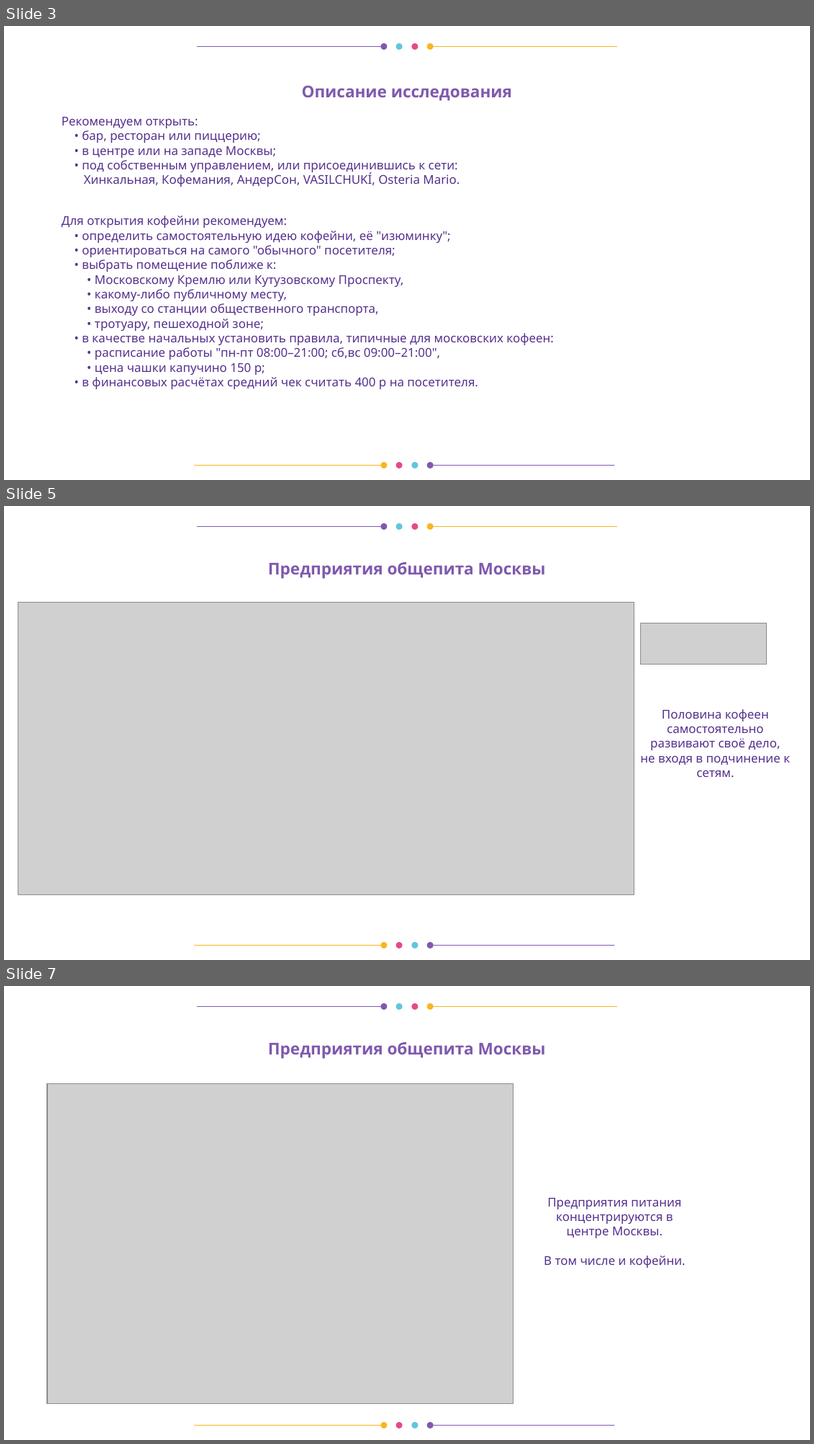
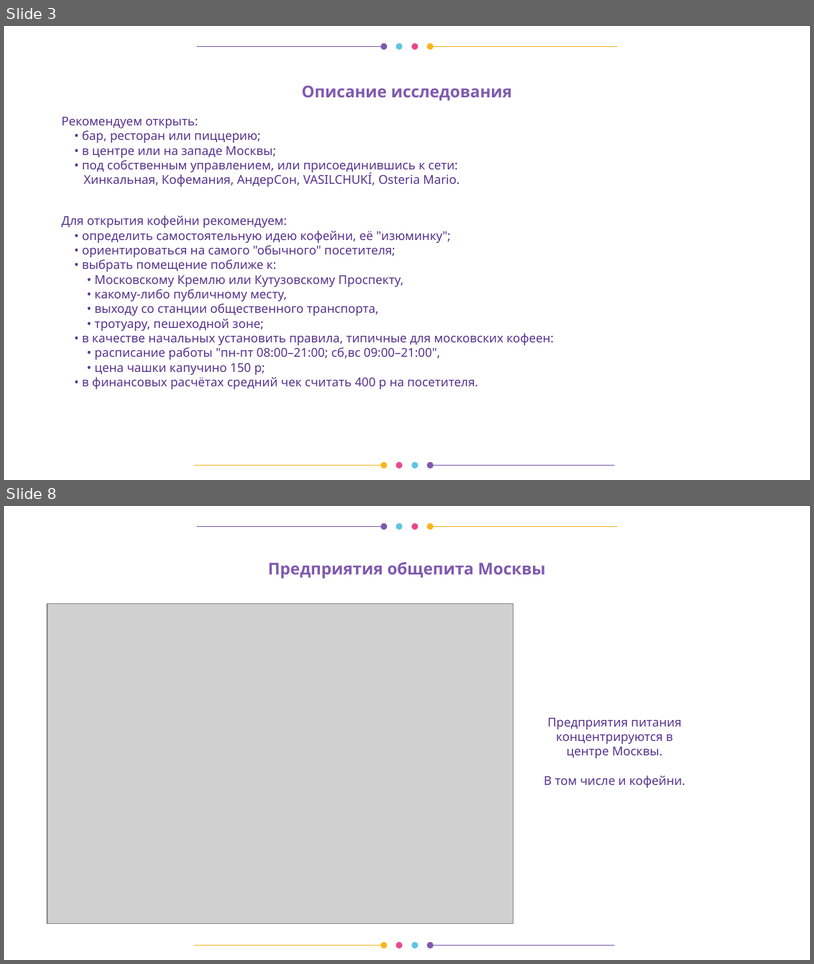
Before and after one commit to okeangel/da_portfolio, a slide deck: practicum/week_21_presentation_catering_in_moscow.odp. Shown one above the other, each under a label of ours: slides 3, 5 and 7 before the commit, slides 3 and 8 after it; the slides between them are not shown. The pictures are 814x1444 and 814x964 pixels, drawn with LibreOffice and Linux fonts; fonts in the diff are those of the drawing; grey boxes stand for pictures. Boxes give left, top, right and bottom in pixels: in the first picture for what was removed or moved away, otherwise in the second. Text is boxed around its words. In the diff, an @@ line names an element or a change of style, - is before the commit and + after.

```diff
--- a/practicum/week_21_presentation_catering_in_moscow.odp
+++ b/practicum/week_21_presentation_catering_in_moscow.odp
@@ slide 5 removed at bbox=[4, 506, 810, 960], background #FFFFFF; not listed: 12 template elements that a slide beside it also shows @@
@@ title removed at bbox=[268, 562, 546, 579] @@
-Предприятия общепита Москвы
@@ picture removed at bbox=[18, 602, 635, 895] @@
@@ picture removed at bbox=[640, 623, 767, 664] @@
@@ title removed at bbox=[640, 709, 790, 777] @@
-Половина кофеен самостоятельно развивают своё дело,
-не входя в подчинение к сетям.
@@ what was slide 7 is now slide 8 @@
```
Also in this commit, not shown: 4 slides changed, 2 slides added, 1 other slide removed, 1 other file.
